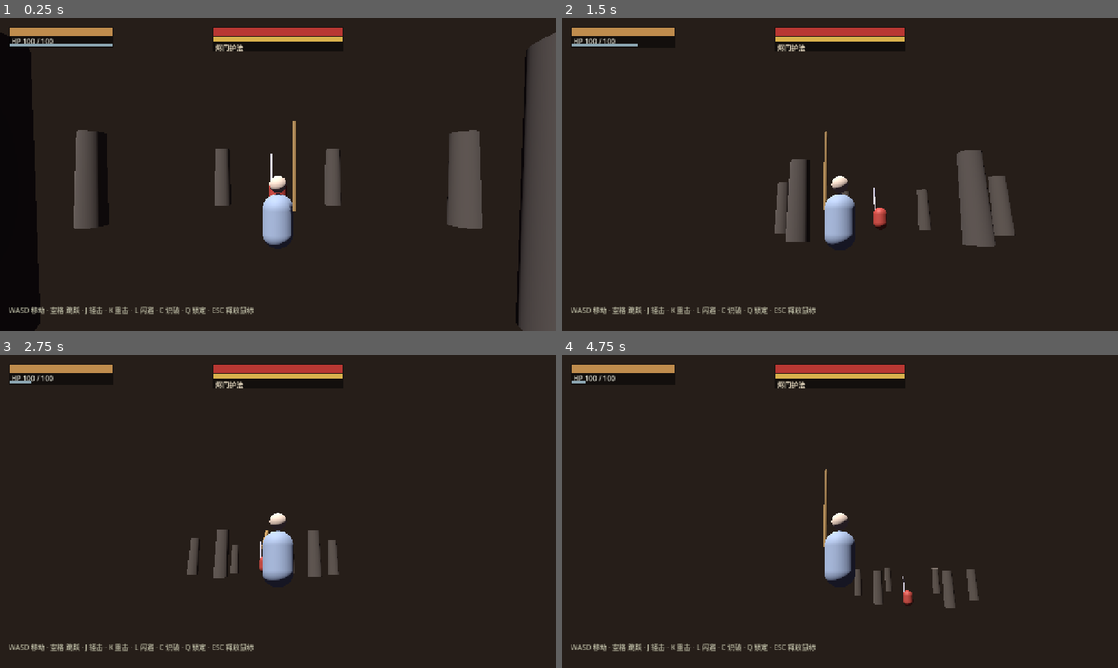
Above: before the commit, frames 1-4 (two rows, left to right).
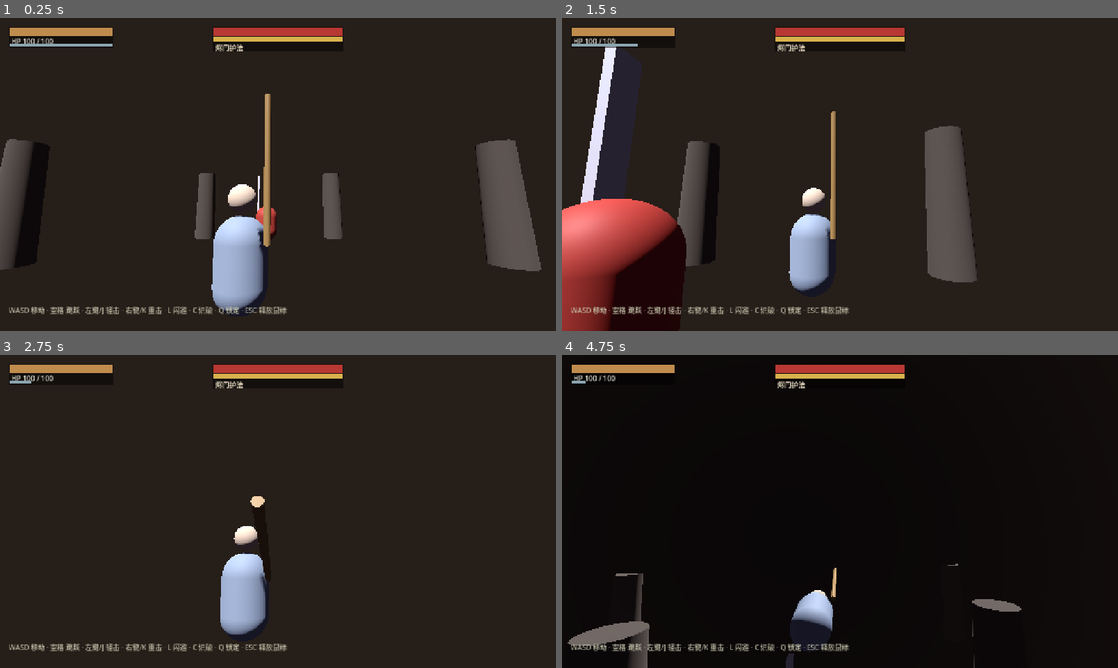
Above: after the commit, the same moments.

Repository: 3147ming/3D-Demo
Game: Godot game, scene res://scenes/main.tscn
The game is run twice, just before and just after one commit, with the same random seed, the same clock (stepped at 60 frames per second) and the same inputs.
Inputs (mouse positions are in pixels of both pictures, inside the frame that each line leads up to):
- Up to frame 1 (0.25 s): no input
- Up to frame 2 (1.5 s): tap Enter at 0.5 s; move the mouse to (867, 174) at 0.52 s; hold W (move_up) from 0.53 s (still down); tap L (dodge) at 0.6, 1.35 s; tap Space (jump) at 0.77 s; move the mouse to (812, 174) at 1.27 s
- Up to frame 3 (2.75 s): keep holding W (move_up); tap Space (jump) at 1.52 s; move the mouse to (289, 505) at 2.02 s; tap K (heavy_attack) at 2.1 s; tap L (dodge) at 2.3 s
- Up to frame 4 (4.75 s): keep holding W (move_up); move the mouse to (834, 517) at 2.77 s; tap J (light_attack) at 2.85 s; tap Space (jump) at 3.02, 3.77, 4.52 s; tap L (dodge) at 3.05, 3.8, 4.55 s; move the mouse to (878, 514) at 3.52 s; tap Q (lock_on) at 3.6 s; move the mouse to (795, 508) at 4.27 s; tap C (parry) at 4.35 s

The runs differ from the first frame. In frame 1, 22% of the frame differs, in the area x 0-100%, y 4-100%; in frame 2, 21%; in frame 3, 4.6%; in frame 4, 71%, in the area x 0-84%, y 0-100%.

Commit message:
feat(batch1): fix WASD direction, over-shoulder camera, lock-on ring, mouse attacks
W/S were inverted because the camera looks along -Z; movement now uses raw input.y. Camera switched to a smoothed near over-shoulder rig with occlusion pull-in, auto-yaw on lock-on and a billboarded gold ring marker. Left/right mouse now map to light/heavy attack; pillars gained colliders for occlusion rays.

Diff:
--- a/project.godot
+++ b/project.godot
@@ -51,11 +51,13 @@
 light_attack={
 "deadzone": 0.5,
 "events": [Object(InputEventKey,"resource_local_to_scene":false,"resource_name":"","device":-1,"window_id":0,"alt_press …(192 unchanged characters)…
+, Object(InputEventMouseButton,"resource_local_to_scene":false,"resource_name":"","device":-1,"window_id":0,"alt_pressed":false,"shift_pressed":false,"ctrl_pressed":false,"meta_pressed":false,"button_mask":0,"position":Vector2(0, 0),"global_position":Vector2(0, 0),"factor":1.0,"button_index":1,"canceled":false,"pressed":false,"double_click":false,"script":null)
 ]
 }
 heavy_attack={
 "deadzone": 0.5,
 "events": [Object(InputEventKey,"resource_local_to_scene":false,"resource_name":"","device":-1,"window_id":0,"alt_press …(192 unchanged characters)…
+, Object(InputEventMouseButton,"resource_local_to_scene":false,"resource_name":"","device":-1,"window_id":0,"alt_pressed":false,"shift_pressed":false,"ctrl_pressed":false,"meta_pressed":false,"button_mask":0,"position":Vector2(0, 0),"global_position":Vector2(0, 0),"factor":1.0,"button_index":2,"canceled":false,"pressed":false,"double_click":false,"script":null)
 ]
 }
 dodge={
--- a/scripts/main.gd
+++ b/scripts/main.gd
@@ -61,19 +61,30 @@
 	gbody.add_child(gcol)
 	add_child(gbody)
 
-	# 几个装饰柱
+	# 几个装饰柱（带碰撞，供镜头遮挡检测）
 	for i in range(6):
+		var a := 6.28 * i / 6.0
+		var pos := Vector3(cos(a) * 8, 2.0, sin(a) * 8)
+
 		var p := MeshInstance3D.new()
 		p.mesh = CylinderMesh.new()
 		p.mesh.top_radius = 0.5
 		p.mesh.bottom_radius = 0.6
 		p.mesh.height = 4.0
-		var a := 6.28 * i / 6.0
-		p.position = Vector3(cos(a) * 8, 2.0, sin(a) * 8)
+		p.position = pos
 		var pm := StandardMaterial3D.new()
 		pm.albedo_color = Color(0.30, 0.28, 0.26)
 		p.material_override = pm
 		add_child(p)
+
+		var col := CollisionShape3D.new()
+		col.shape = CylinderShape3D.new()
+		col.shape.radius = 0.6
+		col.shape.height = 4.0
+		col.position = pos
+		var body := StaticBody3D.new()
+		body.add_child(col)
+		add_child(body)
 
 func _spawn_player() -> void:
 	player = CharacterBody3D.new()
@@ -144,7 +155,7 @@
 
 	# 操作提示
 	var hint := Label.new()
-	hint.text = "WASD 移动 · 空格 跳跃 · J 轻击 · K 重击 · L 闪避 · C 识破 · Q 锁定 · ESC 释放鼠标"
+	hint.text = "WASD 移动 · 空格 跳跃 · 左键/J 轻击 · 右键/K 重击 · L 闪避 · C 识破 · Q 锁定 · ESC 释放鼠标"
 	hint.position = Vector2(20, 660)
 	hint.add_theme_color_override("font_color", Color(0.8, 0.8, 0.7, 0.8))
 	canvas.add_child(hint)
--- a/scripts/player.gd
+++ b/scripts/player.gd
@@ -33,9 +33,17 @@
 # 相机
 var camera_pivot: Node3D
 var camera: Camera3D
-var yaw := 0.0
-var pitch := 0.2
+var yaw := 0.0            # 目标 yaw（鼠标/锁定写入）
+var pitch := 0.15         # 目标 pitch
+var cam_yaw := 0.0        # 平滑后的实际 yaw
+var cam_pitch := 0.15
 var lock_target: Node3D = null
+var lock_marker: MeshInstance3D
+
+# 近景越肩机位（相对 pivot：右偏、略高、身后）
+const CAM_OFFSET := Vector3(0.55, 0.72, 3.4)
+const CAM_FOLLOW_K := 14.0    # 位置平滑系数
+const CAM_ROTATE_K := 18.0    # 朝向平滑系数
 
 # 节点引用
 var body_mesh: MeshInstance3D
@@ -114,20 +122,36 @@
 	add_child(camera_pivot)
 	camera_pivot.global_position = global_position + Vector3(0, 1.6, 0)
 	camera = Camera3D.new()
-	camera.position = Vector3(0, 0.6, 6.0)
-	camera.fov = 68.0
+	camera.position = CAM_OFFSET
+	camera.fov = 70.0
 	camera.current = true
 	camera_pivot.add_child(camera)
+
+	# 锁定标记：面向相机的小圆环
+	lock_marker = MeshInstance3D.new()
+	var torus := TorusMesh.new()
+	torus.inner_radius = 0.30
+	torus.outer_radius = 0.40
+	torus.rings = 24
+	torus.ring_segments = 8
+	lock_marker.mesh = torus
+	var mmat := StandardMaterial3D.new()
+	mmat.shading_mode = BaseMaterial3D.SHADING_MODE_UNSHADED
+	mmat.albedo_color = Color(0.85, 0.70, 0.35)
+	mmat.billboard_mode = BaseMaterial3D.BILLBOARD_ENABLED
+	mmat.no_depth_test = true
+	lock_marker.material_override = mmat
+	lock_marker.visible = false
+	add_child(lock_marker)
 
 func _unhandled_input(event: InputEvent) -> void:
 	if event is InputEventMouseMotion and Input.mouse_mode == Input.MOUSE_MODE_CAPTURED:
 		yaw -= event.relative.x * 0.003
-		pitch = clamp(pitch - event.relative.y * 0.003, -0.6, 1.0)
-		camera_pivot.rotation.y = yaw
-		camera_pivot.rotation.x = pitch
+		pitch = clamp(pitch - event.relative.y * 0.003, -0.5, 0.35)
 	elif event is InputEventMouseButton and event.pressed:
-		# 点击画面重新捕获鼠标
-		Input.mouse_mode = Input.MOUSE_MODE_CAPTURED
+		# 仅在鼠标可见时点击才重捕获；已捕获时左右键留给攻击 action
+		if Input.mouse_mode != Input.MOUSE_MODE_CAPTURED:
+			Input.mouse_mode = Input.MOUSE_MODE_CAPTURED
 	elif event is InputEventKey and event.pressed and not event.echo:
 		if event.keycode == KEY_ESCAPE:
 			Input.mouse_mode = Input.MOUSE_MODE_VISIBLE
@@ -162,15 +186,71 @@
 	_update_lock(delta)
 	move_and_slide()
 
-	# 相机跟随（camera_pivot 为 top_level，需手动同步位置）
-	if camera_pivot:
-		camera_pivot.global_position = global_position + Vector3(0, 1.6, 0)
+	_update_camera(delta)
+	_update_marker()
+
+# ---------------- 相机 ----------------
+func _update_camera(delta: float) -> void:
+	if not camera_pivot or not camera:
+		return
+
+	# 位置平滑跟随（camera_pivot 为 top_level，需手动同步）
+	var anchor := global_position + Vector3(0, 1.6, 0)
+	camera_pivot.global_position = camera_pivot.global_position.lerp(
+		anchor, 1.0 - exp(-CAM_FOLLOW_K * delta))
+
+	# 锁定时：yaw 自动转向"玩家背后看向敌人"的方位
+	if lock_target and is_instance_valid(lock_target):
+		var d := global_position - lock_target.global_position
+		d.y = 0.0
+		if d.length() > 0.05:
+			yaw = atan2(d.x, d.z)
+			pitch = lerp(pitch, 0.10, 1.0 - exp(-6.0 * delta))
+
+	# 朝向平滑（最短角插值，避免翻转）
+	var k := 1.0 - exp(-CAM_ROTATE_K * delta)
+	cam_yaw = lerp_angle(cam_yaw, yaw, k)
+	cam_pitch = lerp(cam_pitch, pitch, k)
+	camera_pivot.rotation.y = cam_yaw
+	camera_pivot.rotation.x = cam_pitch
+
+	# 遮挡：从 pivot 向机位射线，命中则拉近
+	var desired_global: Vector3 = camera_pivot.global_transform * CAM_OFFSET
+	var space := get_world_3d().direct_space_state
+	var q := PhysicsRayQueryParameters3D.create(
+		camera_pivot.global_position, desired_global, 1)
+	q.exclude.append(get_rid())
+	var hit := space.intersect_ray(q)
+	var factor := 1.0
+	if hit:
+		var full := camera_pivot.global_position.distance_to(desired_global)
+		var hit_d := camera_pivot.global_position.distance_to(hit.position)
+		factor = clampf((hit_d - 0.25) / maxf(full, 0.01), 0.3, 1.0)
+	camera.position = CAM_OFFSET * factor
+
+	# 不入地
+	if camera.global_position.y < 0.45:
+		var p := camera.global_position
+		p.y = 0.45
+		camera.global_position = p
+
+func _update_marker() -> void:
+	if not lock_marker:
+		return
+	if lock_target and is_instance_valid(lock_target) and lock_target.is_inside_tree():
+		lock_marker.visible = true
+		lock_marker.global_position = lock_target.global_position + Vector3(0, 2.3, 0)
+	else:
+		lock_marker.visible = false
+		if lock_target and not is_instance_valid(lock_target):
+			lock_target = null
 
 # ---------------- 移动 ----------------
 func _update_move(delta: float) -> void:
 	var input := Input.get_vector("move_left", "move_right", "move_up", "move_down")
-	var cam_basis := Basis(Vector3.UP, yaw)
-	var move_dir := (cam_basis * Vector3(input.x, 0, -input.y)).normalized()
+	var cam_basis := Basis(Vector3.UP, cam_yaw)
+	# 相机前方为 -Z：W(input.y=-1) 应得到 z=-1，故直接用 input.y
+	var move_dir := (cam_basis * Vector3(input.x, 0, input.y)).normalized()
 
 	var speed := C.PLAYER_SPEED
 	velocity.x = move_dir.x * speed
@@ -201,8 +281,8 @@
 	elif Input.is_action_just_pressed("dodge") and stamina >= C.PLAYER_DODGE_COST:
 		var dir := Vector3.ZERO
 		var input := Input.get_vector("move_left", "move_right", "move_up", "move_down")
-		var cam_basis := Basis(Vector3.UP, yaw)
-		dir = (cam_basis * Vector3(input.x, 0, -input.y)).normalized()
+		var cam_basis := Basis(Vector3.UP, cam_yaw)
+		dir = (cam_basis * Vector3(input.x, 0, input.y)).normalized()
 		if dir.length() < 0.1:
 			dir = -transform.basis.z
 		_start_dodge(dir)
